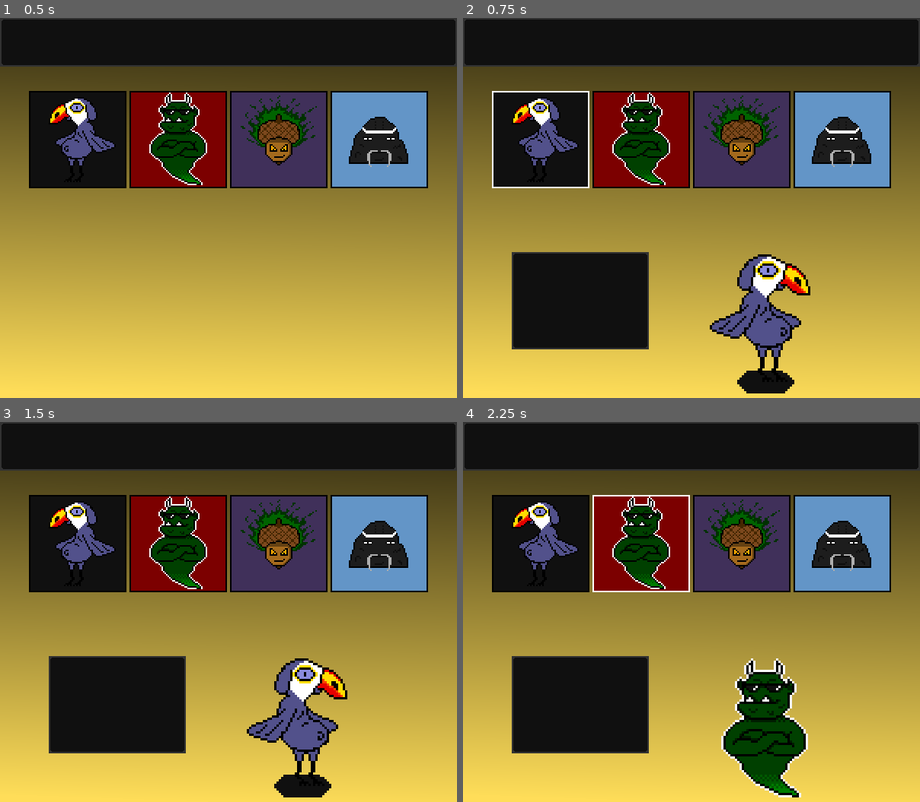
Above: before the commit, frames 1-4 (two rows, left to right).
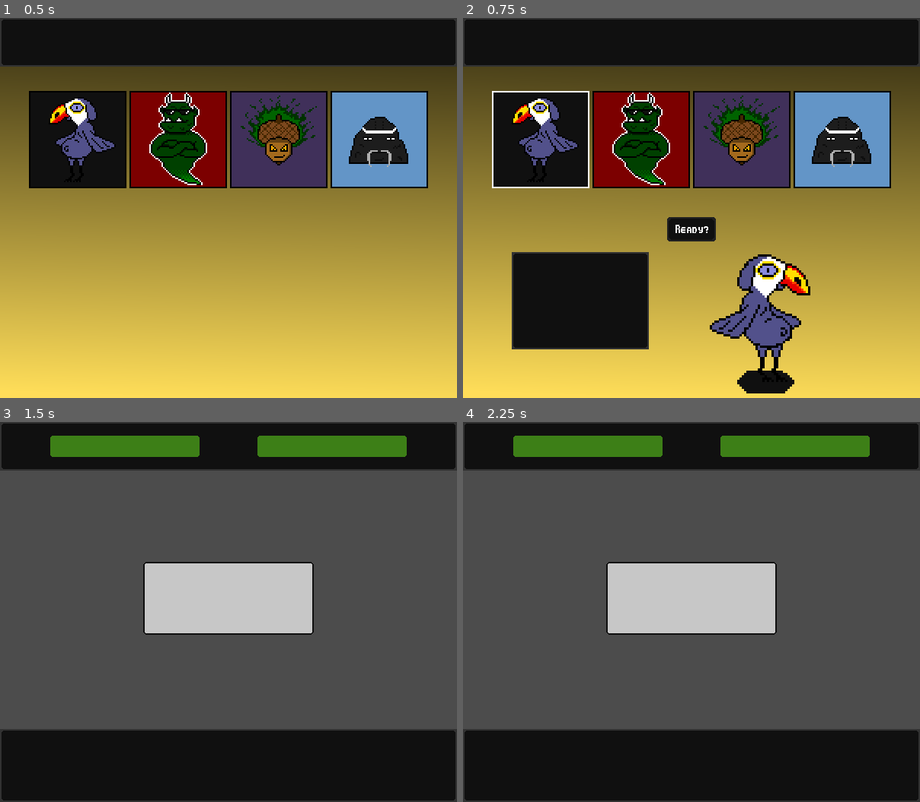
Above: after the commit, the same moments.

Repository: RustyMonky/LudumDare41
Game: Godot game, scene res://fighters/Fighters.tscn
Two runs of this game, one before a commit and one after it. Both use one fixed random seed, a clock stepped at 60 frames per second and the inputs below.
Inputs (mouse positions are in pixels of both pictures, inside the frame that each line leads up to):
- Up to frame 1 (0.5 s): no input
- Up to frame 2 (0.75 s): click (540, 139) at 0.5 s
- Up to frame 3 (1.5 s): click (228, 634) at 1.27 s
- Up to frame 4 (2.25 s): click (641, 543) at 2.02 s

Frame 1 is identical in both runs. In frame 2, 0.7% of the frame differs, in the area x 44-56%, y 52-59%; in frame 3, 88%; in frame 4, 89%, in the area x 0-100%, y 3-100%.
Error after the commit: Parse Error: The identifier "DRAW" isn't declared in the current scope. (res://Game.gd:11)

Commit message:
UI tweaking, fighter selection, and ready button transition

Diff:
--- a/assets/fonts/selectFighterPanelFont.tres
+++ b/assets/fonts/selectFighterPanelFont.tres
@@ -4,7 +4,7 @@
 
 [resource]
 
-size = 40
+size = 32
 use_mipmaps = false
 use_filter = false
 font_data = ExtResource( 1 )
--- a/fighters/Fighters.gd
+++ b/fighters/Fighters.gd
@@ -7,6 +7,8 @@
 var selected_fighter_patch = null
 var selected_fighter_sprite = null
 
+var ready_button = null
+
 func _ready():
 	fighter_select_box = $GUI/Container/VBoxContainer/fighterSelectContainer/selectBackground/selectionHBox
 
@@ -15,6 +17,8 @@
 	selected_fighter_patch = $GUI/Container/VBoxContainer/selectedFighterContainer/HBoxContainer/Container/selectedFighterPatch
 	selected_fighter_info = $GUI/Container/VBoxContainer/selectedFighterContainer/HBoxContainer/Container/selectedFighterPatch/selectedFighterInfo
 	selected_fighter_sprite = $GUI/Container/VBoxContainer/selectedFighterContainer/HBoxContainer/Container/selectedFighter
+
+	ready_button = $GUI/Container/VBoxContainer/fighterSelectContainer/selectBackground/readyButton
 
 	for fighter in global.fighter_data.fighters:
 		var fighterChar = fighter_select_button_scene.instance()
@@ -36,3 +40,7 @@
 
 		selected_fighter_patch.show()
 		selected_fighter_info.set_text(global.player_selected_fighter.name)
+		ready_button.show()
+
+func _on_readyButton_pressed():
+	global._goto_scene("res://Game.tscn")
--- a/fighters/Fighters.tscn
+++ b/fighters/Fighters.tscn
@@ -1,10 +1,12 @@
-[gd_scene load_steps=6 format=2]
+[gd_scene load_steps=8 format=2]
 
 [ext_resource path="res://fighters/Fighters.gd" type="Script" id=1]
 [ext_resource path="res://assets/sprites/topUiPatch.png" type="Texture" id=2]
 [ext_resource path="res://assets/fonts/fighterMenuTitleFont.tres" type="DynamicFont" id=3]
 [ext_resource path="res://assets/sprites/fighterSelect/background.png" type="Texture" id=4]
-[ext_resource path="res://assets/fonts/selectFighterPanelFont.tres" type="DynamicFont" id=5]
+[ext_resource path="res://assets/sprites/readyButton.png" type="Texture" id=5]
+[ext_resource path="res://assets/sprites/readyButtonHover.png" type="Texture" id=6]
+[ext_resource path="res://assets/fonts/selectFighterPanelFont.tres" type="DynamicFont" id=7]
 
 [node name="Node" type="Node" index="0"]
 
@@ -116,7 +118,6 @@
 
 [node name="fighterSelectContainer" type="Container" parent="GUI/Container/VBoxContainer" index="1"]
 
-editor/display_folded = true
 anchor_left = 0.0
 anchor_top = 0.0
 anchor_right = 0.0
@@ -172,8 +173,35 @@
 alignment = 1
 _sections_unfolded = [ "Margin", "Rect" ]
 
+[node name="readyButton" type="TextureButton" parent="GUI/Container/VBoxContainer/fighterSelectContainer/selectBackground" index="1"]
+
+visible = false
+anchor_left = 0.5
+anchor_top = 0.5
+anchor_right = 0.5
+anchor_bottom = 0.5
+margin_left = -32.0
+margin_top = -20.0
+margin_right = 32.0
+margin_bottom = 20.0
+rect_pivot_offset = Vector2( 0, 0 )
+rect_clip_content = false
+focus_mode = 2
+mouse_filter = 0
+mouse_default_cursor_shape = 0
+size_flags_horizontal = 1
+size_flags_vertical = 1
+toggle_mode = false
+enabled_focus_mode = 2
+shortcut = null
+group = null
+texture_normal = ExtResource( 5 )
+texture_hover = ExtResource( 6 )
+_sections_unfolded = [ "Rect", "Textures", "Visibility" ]
+
 [node name="selectedFighterContainer" type="Container" parent="GUI/Container/VBoxContainer" index="2"]
 
+editor/display_folded = true
 anchor_left = 0.0
 anchor_top = 0.0
 anchor_right = 0.0
@@ -289,3 +317,5 @@
 size_flags_vertical = 1
 stretch_mode = 3
 _sections_unfolded = [ "Anchor", "Grow Direction", "Margin", "Mouse", "Rect" ]
+
+[connection signal="pressed" from="GUI/Container/VBoxContainer/fighterSelectContainer/selectBackground/readyButton" to="." method="_on_readyButton_pressed"]
Binary file added: assets/sprites/readyButton.png
Not shown, added: assets/sprites/readyButton.png.import
Binary file added: assets/sprites/readyButtonHover.png
Not shown, added: assets/sprites/readyButtonHover.png.import
Not shown: 1 places in fighters/Fighters.tscn that only renumber resources
